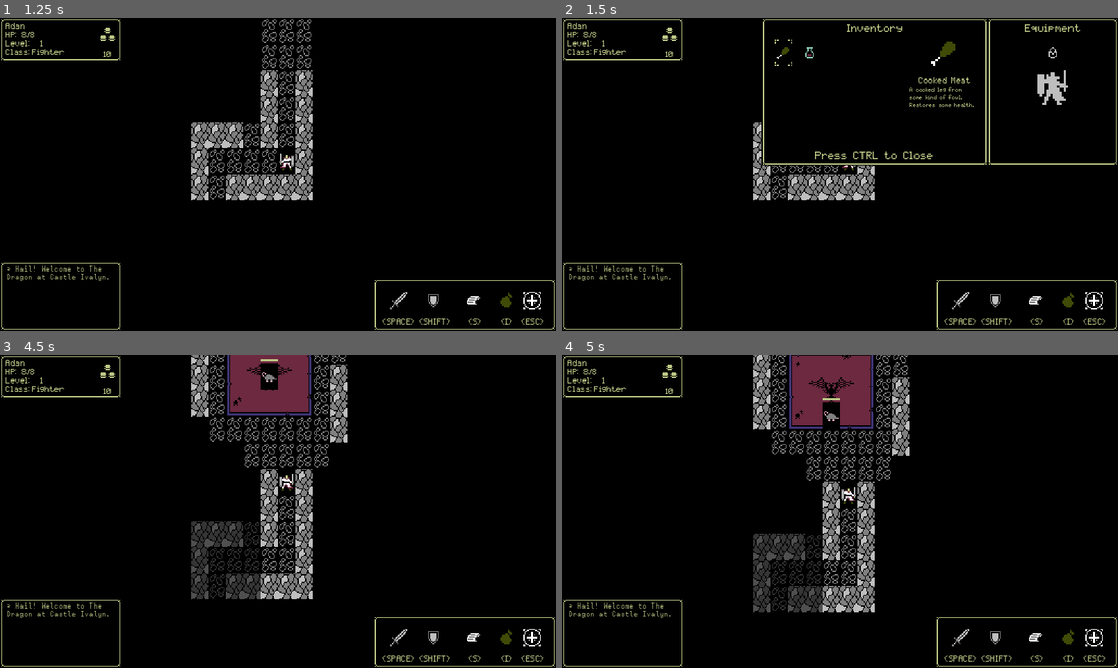
Above: before the commit, frames 1-4 (two rows, left to right).
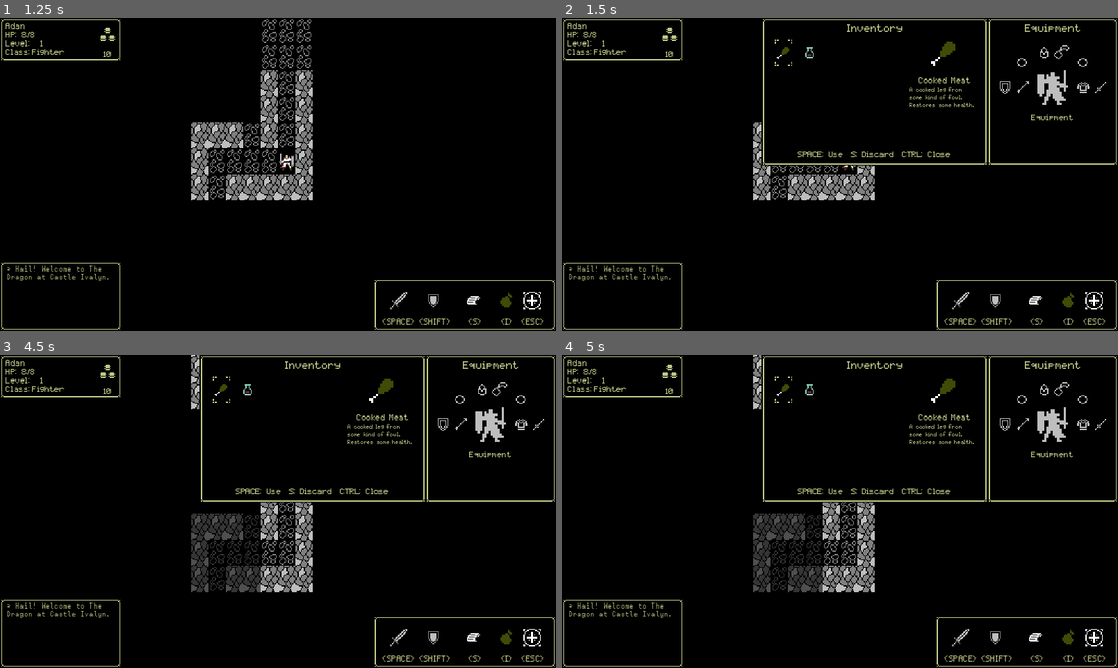
Above: after the commit, the same moments.

Repository: ChrisGlenn/tdaci
Game: Godot game, scene res://Scenes/LevelOne/level_one.tscn
The game is run twice, just before and just after one commit, with the same random seed, the same clock (stepped at 60 frames per second) and the same inputs.
Inputs:
- Up to frame 1 (1.25 s): tap Enter at 0.5 s; hold Right (ci_RIGHT) from 0.53 s (still down); tap Space (ci_A) at 0.6 s
- Up to frame 2 (1.5 s): tap Escape (ci_START) at 1.25 s; release Right (ci_RIGHT) at 1.28 s; hold Down (ci_DOWN) from 1.28 s (still down); tap Space (ci_A) at 1.35 s
- Up to frame 3 (4.5 s): tap Escape (ci_START) at 2, 2.75, 4.25 s; release Down (ci_DOWN) at 2.03 s; hold Right (ci_RIGHT) 2.03-2.78 s; tap Ctrl (ci_B) at 2.1 s; tap Space (ci_A) at 2.3, 3.05, 3.8 s; hold Up (ci_UP) 2.78-3.53 s; tap End (ci_END) at 2.85 s; hold Left (ci_LEFT) from 3.53 s (still down); tap S (ci_X) at 3.6 s; tap I (ci_Y, bound only after the commit) at 4.35 s
- Up to frame 4 (5 s): keep holding Left (ci_LEFT); tap Space (ci_A) at 4.55 s

Frame 1 is identical in both runs. In frame 2, 0.6% of the frame differs, in the area x 42-98%, y 8-46%; in frame 3, 11%; in frame 4, 12%, in the area x 34-100%, y 0-83%.

Commit message:
10/14/2024 AFTERNOON

Diff:
--- a/Scenes/UI/Inventory_Menu/inventory_menu.gd
+++ b/Scenes/UI/Inventory_Menu/inventory_menu.gd
@@ -6,8 +6,17 @@
 @onready var INV_SELECTOR = $Inventory_Background/Inventory_Selector
 @onready var INSPECT_TITLE = $Inventory_Background/Inspector_Title
 @onready var INSPECT_SPRITE = $Inventory_Background/Inspector_Sprite
+@onready var CONTROLS = $Inventory_Background/Press_Return
 @onready var INSPECT_DESC = $Inventory_Background/Inspector_Desc
 @onready var EQUIP_SLOTS = $Inventory_Background2/Equip_Slots
+@onready var HELMET_SLOT = $Inventory_Background2/Equip_Slots/helmet_slot
+@onready var AMULET_SLOT = $Inventory_Background2/Equip_Slots/amulet_slot
+@onready var SHIELD_SLOT = $Inventory_Background2/Equip_Slots/shield_slot
+@onready var ARROW_SLOT = $Inventory_Background2/Equip_Slots/arrow_slot
+@onready var RING_SLOT_ONE = $Inventory_Background2/Equip_Slots/ring_slot_1
+@onready var RING_SLOT_TWO = $Inventory_Background2/Equip_Slots/ring_slot_2
+@onready var WEAPON_SLOT = $Inventory_Background2/Equip_Slots/weapon_slot
+@onready var ARMOR_SLOT = $Inventory_Background2/Equip_Slots/armor_slot
 var cur_pos : int = 0 # inventory select cursor position
 
 
@@ -21,11 +30,13 @@
 			INV_SLOTS.get_child(n).frame = Items.Items_DB[Globals.player["INV"][n]]["frame"]
 			Globals.player["current_weight"] += Items.Items_DB[Globals.player["INV"][n]]["weight"]
 		update_inspector() # update the inventory inspector
+		update_controls(Items.Items_DB[Globals.player["INV"][cur_pos]]["type"])
 	else:
 		# update the inventory inspector to show no items in inventory
 		INV_SELECTOR.visible = false # hide the inventory selector
 		INSPECT_TITLE.text = "" # blank
 		INSPECT_DESC.text = "Your inventory is empty..."
+		update_controls("NULL") # run control update w/ Null
 	visible = true # show the inventory screen AFTER updating
 
 func _process(_delta: float) -> void:
@@ -40,29 +51,34 @@
 				cur_pos += 1
 				INV_SELECTOR.position = INV_SLOTS.get_child(cur_pos).position
 				update_inspector()
+				update_controls(Items.Items_DB[Globals.player["INV"][cur_pos]]["type"])
 		if Input.is_action_just_pressed("ci_LEFT"):
 			if cur_pos > 0:
 				cur_pos -= 1
 				INV_SELECTOR.position = INV_SLOTS.get_child(cur_pos).position
 				update_inspector()
+				update_controls(Items.Items_DB[Globals.player["INV"][cur_pos]]["type"])
 		if Input.is_action_just_pressed("ci_DOWN"):
 			if (cur_pos + 5) < Globals.player["INV"].size():
 				cur_pos += 5
 				INV_SELECTOR.position = INV_SLOTS.get_child(cur_pos).position
 				update_inspector()
+				update_controls(Items.Items_DB[Globals.player["INV"][cur_pos]]["type"])
 		if Input.is_action_just_pressed("ci_UP"):
 			if (cur_pos - 5) >= 0:
 				cur_pos -= 5
 				INV_SELECTOR.position = INV_SLOTS.get_child(cur_pos).position
 				update_inspector()
+				update_controls(Items.Items_DB[Globals.player["INV"][cur_pos]]["type"])
 	# USE/EQUIP/ECT THE OBJECT
 	if Input.is_action_just_pressed("ci_A"):
-		Globals.player["INV"].remove_at(cur_pos)
-		if cur_pos > 0:
-			cur_pos -= 1
-			INV_SELECTOR.position = INV_SLOTS.get_child(cur_pos).position
-		Globals.player["current_weight"] = 0.0
-		update_inventory()
+		# Globals.player["INV"].remove_at(cur_pos)
+		# if cur_pos > 0:
+		# 	cur_pos -= 1
+		# 	INV_SELECTOR.position = INV_SLOTS.get_child(cur_pos).position
+		# Globals.player["current_weight"] = 0.0
+		# update_inventory()
+		pass
 	# CLOSE THE INVENTORY MENU
 	if Input.is_action_just_pressed("ci_B") or Input.is_action_just_pressed("ci_START"):
 		get_tree().paused = false # unpause the game
@@ -92,3 +108,11 @@
 		INSPECT_DESC.text = "Your inventory is empty..."
 	else:
 		update_inspector() # update the inspector
+
+func update_controls(control_type : String):
+	# update the controls at the bottom of the screen
+	match control_type:
+		"NULL":
+			CONTROLS.text = str("Press ", Globals.cancel_button, " to close inventory.")
+		"CONSUMABLE":
+			CONTROLS.text = str(Globals.interact_button, ": Use  ", Globals.status_button, ": Discard  ", Globals.cancel_button, ": Close")
--- a/Scenes/UI/Inventory_Menu/inventory_menu.tscn
+++ b/Scenes/UI/Inventory_Menu/inventory_menu.tscn
@@ -69,8 +69,8 @@
 offset_bottom = 130.0
 theme_override_colors/font_color = Color(0.74902, 0.792157, 0.529412, 1)
 theme_override_fonts/font = ExtResource("2_umbqu")
-theme_override_font_sizes/font_size = 8
-text = "Press CTRL to Close"
+theme_override_font_sizes/font_size = 6
+text = "Press CTRL to Close Inventory"
 horizontal_alignment = 1
 
 [node name="Inventory_Slots" type="Node2D" parent="Inventory_Background"]
@@ -260,6 +260,18 @@
 text = "Equipment"
 horizontal_alignment = 1
 
+[node name="Equip_Status_Label" type="Label" parent="Inventory_Background2"]
+layout_mode = 0
+offset_left = 8.0
+offset_top = 88.0
+offset_right = 112.0
+offset_bottom = 96.0
+theme_override_colors/font_color = Color(0.74902, 0.792157, 0.529412, 1)
+theme_override_fonts/font = ExtResource("2_umbqu")
+theme_override_font_sizes/font_size = 6
+text = "Equipment"
+horizontal_alignment = 1
+
 [node name="Equip_Avatar" type="Sprite2D" parent="Inventory_Background2"]
 position = Vector2(44, 40)
 scale = Vector2(2, 2)
@@ -270,9 +282,65 @@
 [node name="Equip_Slots" type="Node2D" parent="Inventory_Background2"]
 
 [node name="helmet_slot" type="Sprite2D" parent="Inventory_Background2/Equip_Slots"]
-position = Vector2(52, 20)
+position = Vector2(44, 20)
 texture = ExtResource("3_4xayl")
 centered = false
 hframes = 20
 vframes = 13
 frame = 41
+
+[node name="amulet_slot" type="Sprite2D" parent="Inventory_Background2/Equip_Slots"]
+position = Vector2(60, 20)
+texture = ExtResource("3_4xayl")
+centered = false
+hframes = 20
+vframes = 13
+frame = 44
+
+[node name="shield_slot" type="Sprite2D" parent="Inventory_Background2/Equip_Slots"]
+position = Vector2(8, 52)
+texture = ExtResource("3_4xayl")
+centered = false
+hframes = 20
+vframes = 13
+frame = 45
+
+[node name="arrow_slot" type="Sprite2D" parent="Inventory_Background2/Equip_Slots"]
+position = Vector2(24, 52)
+texture = ExtResource("3_4xayl")
+centered = false
+hframes = 20
+vframes = 13
+frame = 46
+
+[node name="ring_slot_1" type="Sprite2D" parent="Inventory_Background2/Equip_Slots"]
+position = Vector2(24, 28)
+texture = ExtResource("3_4xayl")
+centered = false
+hframes = 20
+vframes = 13
+frame = 47
+
+[node name="ring_slot_2" type="Sprite2D" parent="Inventory_Background2/Equip_Slots"]
+position = Vector2(80, 28)
+texture = ExtResource("3_4xayl")
+centered = false
+hframes = 20
+vframes = 13
+frame = 47
+
+[node name="weapon_slot" type="Sprite2D" parent="Inventory_Background2/Equip_Slots"]
+position = Vector2(96, 52)
+texture = ExtResource("3_4xayl")
+centered = false
+hframes = 20
+vframes = 13
+frame = 42
+
+[node name="armor_slot" type="Sprite2D" parent="Inventory_Background2/Equip_Slots"]
+position = Vector2(80, 52)
+texture = ExtResource("3_4xayl")
+centered = false
+hframes = 20
+vframes = 13
+frame = 40
--- a/Scripts/Data/items.gd
+++ b/Scripts/Data/items.gd
@@ -23,7 +23,7 @@
         "type" : "EQUIP",
         "weight" : 1,
         "value" : 8,
-        "frame" : 1,
+        "frame" : 120,
         "AC" : 1
     }
 }
--- a/Scripts/globals.gd
+++ b/Scripts/globals.gd
@@ -52,10 +52,10 @@
 var dialogue_data : Dictionary = {} # holds the dialogue data
 # input display settings
 # checks if controller is plugged in or not and then sets accordingly
-var a_button : String = "SPACE" # 'accept' or interact
-var b_button : String = "CTRL" # 'cancel' or 'block'
-var x_button : String = "I" # inventory
-var y_button : String = "S" # status
+var interact_button : String = "SPACE" # accept or interact
+var cancel_button : String = "CTRL" # cancel or block
+var inventory_button : String = "I" # opens inventory
+var status_button : String = "S" # opens status
 # terminal
 var terminal : String = "> Hail! Welcome to The Dragon at Castle Ivalyn.\n" # starting message for the terminal on the HUD
 
--- a/project.godot
+++ b/project.godot
@@ -11,7 +11,7 @@
 [application]
 
 config/name="The Dragon at Castle Ivalyn"
-config/description="Bizarre Action-RPG"
+config/description="Bizarre Action-RPG/Ultima hybrid."
 config/version="0.01"
 run/main_scene="res://Scenes/LevelOne/level_one.tscn"
 config/features=PackedStringArray("4.3", "Forward Plus")
@@ -88,7 +88,7 @@
 }
 ci_Y={
 "deadzone": 0.5,
-"events": [Object(InputEventKey,"resource_local_to_scene":fa …(141 unchanged characters)… ":false,"keycode":0,"physical_keycode":74,"key_label":0,"unicode":106,"location":0,"echo":false,"script":null)
+"events": [Object(InputEventKey,"resource_local_to_scene":fa …(141 unchanged characters)… ":false,"keycode":0,"physical_keycode":73,"key_label":0,"unicode":105,"location":0,"echo":false,"script":null)
 ]
 }
 ci_DEBUG={
Binary file changed: Art/Items.aseprite
Not shown, changed: Notes/todo.txt
Binary file changed: Sprites/UI/Items.png
